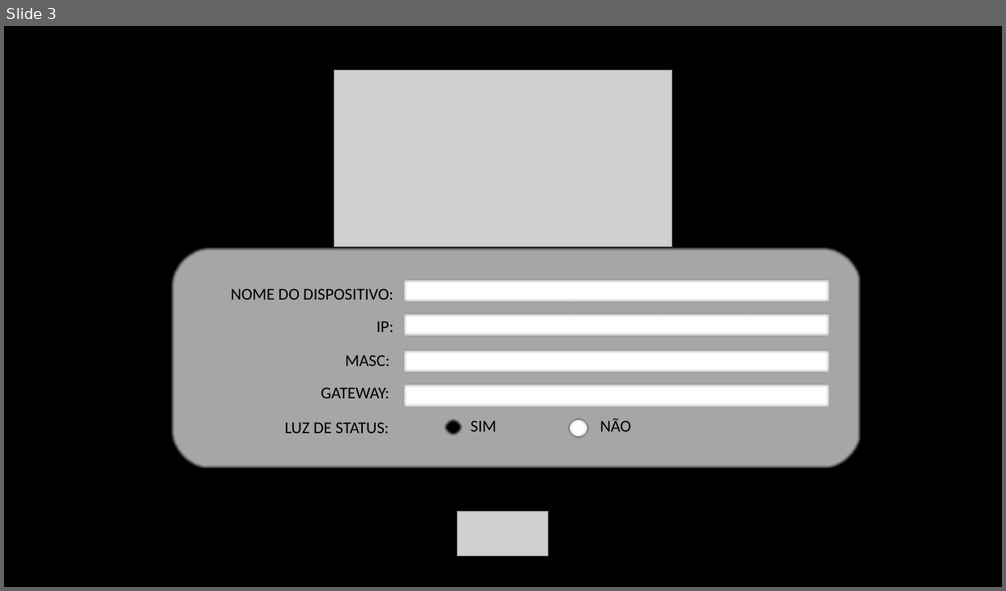
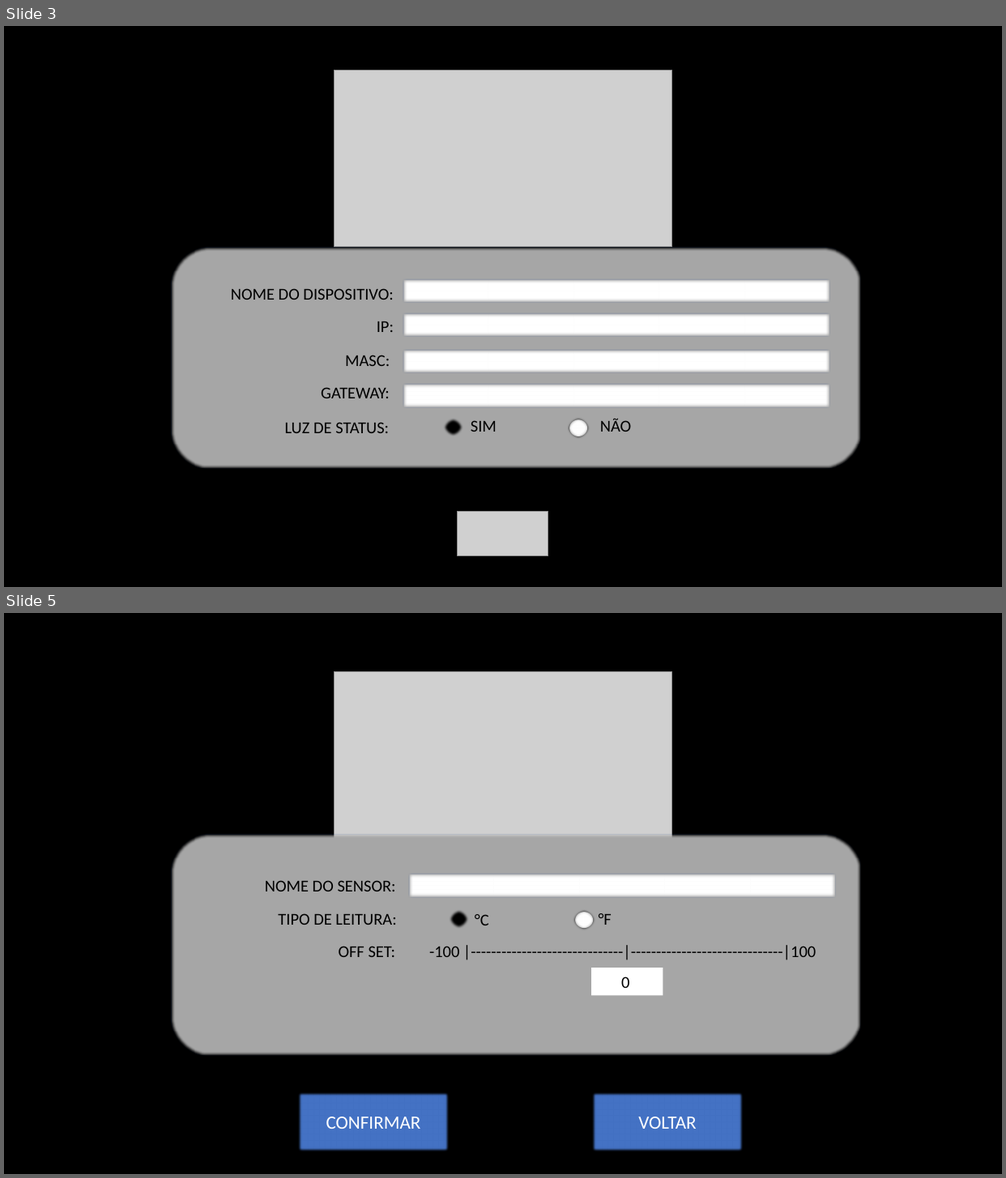
Before and after one commit to g-aleprojetos/ProjetoProprio-Monitoramento, a slide deck: esp8266/apresentação esp8266 Login e conf.pptx. Shown one above the other, each under a label of ours: slide 3 before the commit, slides 3 and 5 after it; the slides between them are not shown. The pictures are 1006x591 and 1006x1178 pixels, drawn with LibreOffice and Linux fonts; fonts in the diff are those of the drawing; grey boxes stand for pictures. Boxes give left, top, right and bottom in pixels: in the first picture for what was removed or moved away, otherwise in the second. Text is boxed around its words. In the diff, an @@ line names an element or a change of style, - is before the commit and + after.

```diff
--- a/esp8266/apresentação esp8266 Login e conf.pptx
+++ b/esp8266/apresentação esp8266 Login e conf.pptx
@@ slide 5 added at (4,613,1002,1174), background #000000 @@
@@ picture added at (334,672,671,849) @@
@@ rounded rectangle added at (171,834,860,1055), fill #A6A6A6, outline #325491 1 pt @@
@@ action button blank added at (410,875,836,897), fill #FFFFFF, outline #325491 1 pt @@
@@ text added at (265,880,396,892), 16 pt, text #000000 @@
+NOME DO SENSOR:
@@ text added at (278,914,396,925), 16 pt, text #000000 @@
+TIPO DE LEITURA:
@@ ellipse added at (449,910,469,929), fill #000000, outline #325491 1 pt @@
@@ text added at (475,914,489,926), 16 pt, text #000000 @@
+°C
@@ ellipse added at (573,910,594,929), fill #FFFFFF, outline #000000 3 pt @@
@@ text added at (599,914,612,925), 16 pt, text #000000 @@
+°F
@@ text added at (339,946,396,957), 16 pt, text #000000 @@
+OFF SET:
@@ text added at (429,946,459,957), 16 pt, text #000000 @@
+-100 |------------------------------|------------------------------|100
@@ rectangle added at (592,968,663,995), fill #FFFFFF, 16 pt, text #000000 @@
+0
@@ rectangle added at (297,1092,450,1152), fill #4472C4, outline #325491 1 pt, 18 pt, text #FFFFFF @@
+CONFIRMAR
@@ rectangle added at (592,1092,744,1152), fill #4472C4, outline #325491 1 pt, 18 pt, text #FFFFFF @@
+VOLTAR
```
Also in this commit, not shown: 1 slide changed, 3 other slides added, 5 slides removed.
